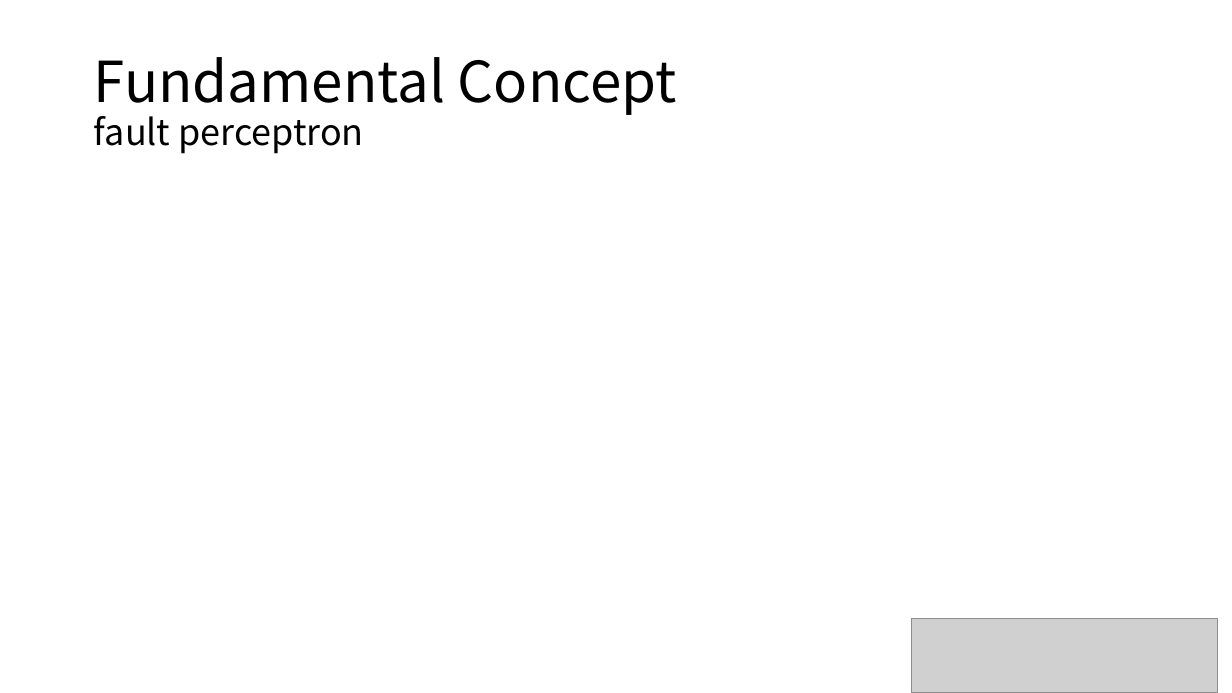
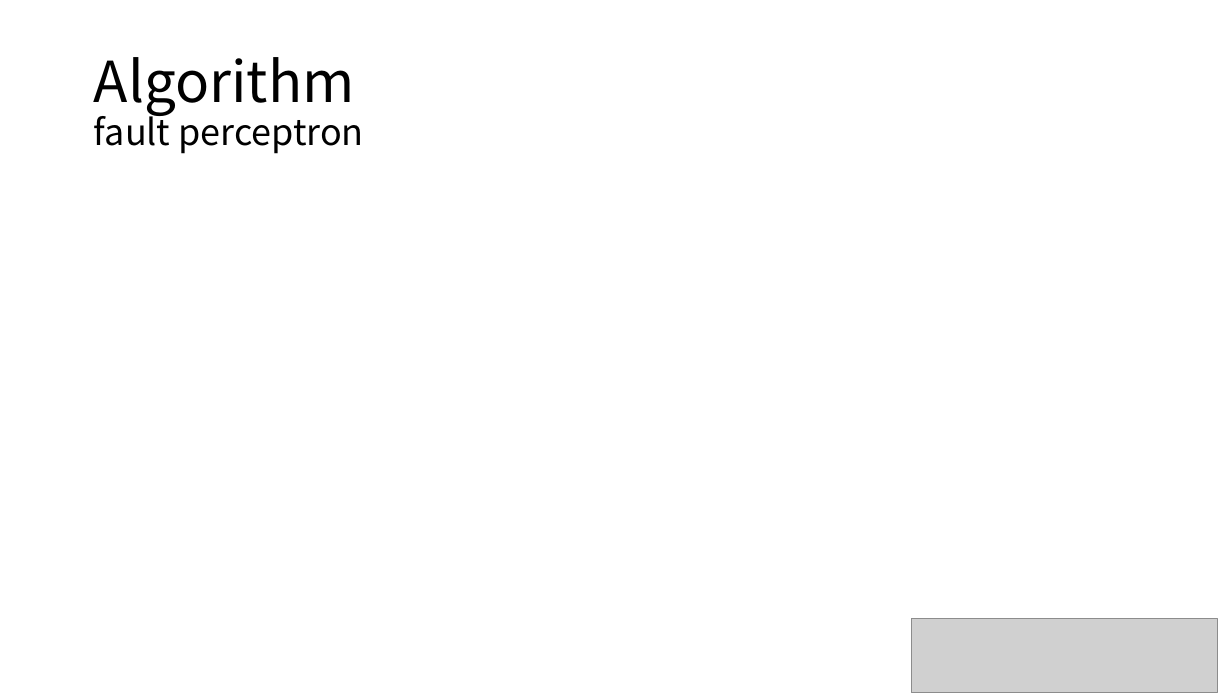
Before and after one commit to majorWallet/Machine_Learning_Algorithms_Library, a slide deck: slide 67 of 2_Supervised_Learning.pptx. Drawn at 1232x693 pixels with LibreOffice and Linux fonts; fonts in the diff are those of the drawing; grey boxes stand for pictures. Boxes give left, top, right and bottom in pixels: in the first picture for what was removed or moved away, otherwise in the second. Text is boxed around its words. In the diff, an @@ line names an element or a change of style, - is before the commit and + after.

```diff
--- a/2_Supervised_Learning.pptx
+++ b/2_Supervised_Learning.pptx
@@ title at box(94, 57, 364, 154): text changed; size 44 to 28 pt @@
-Fundamental Concept
-fault perceptron
+Algorithm
+fault perceptron
```
Also in this commit, not shown: 6 other slides changed, 1 slide added, 1 slide removed, 7 other files.
